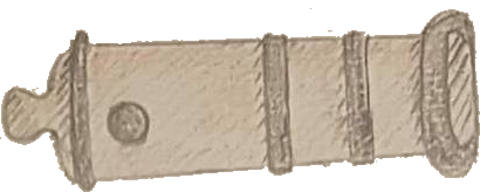
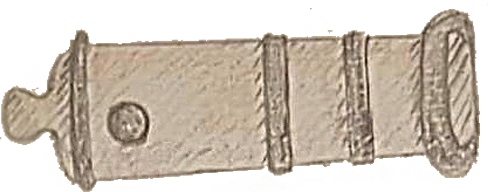
Two versions of the same layered image (488 × 192). Layer-by-layer changes:
painted on "Layer 2" over [1, 4, 488, 192]
